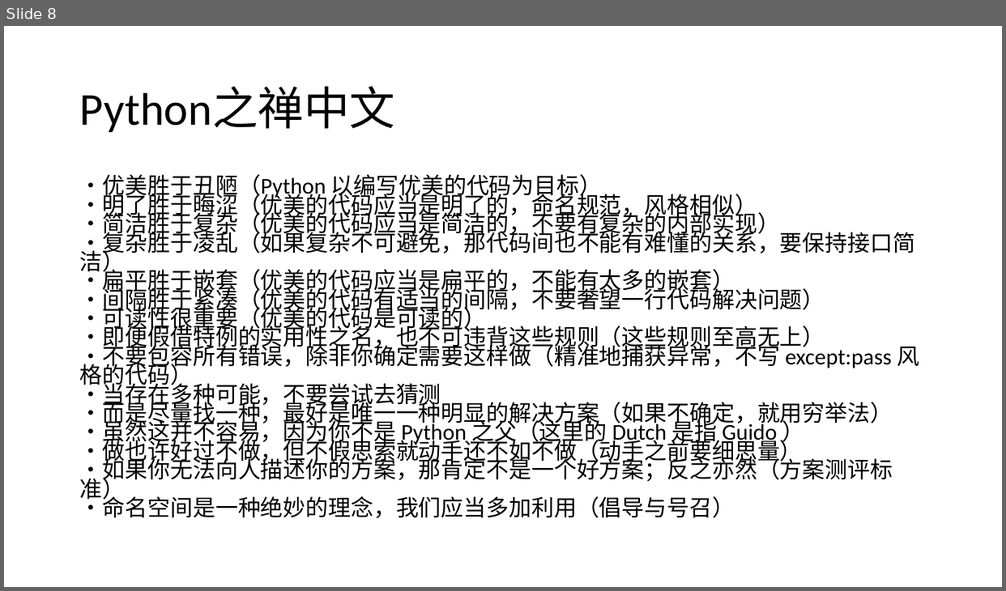
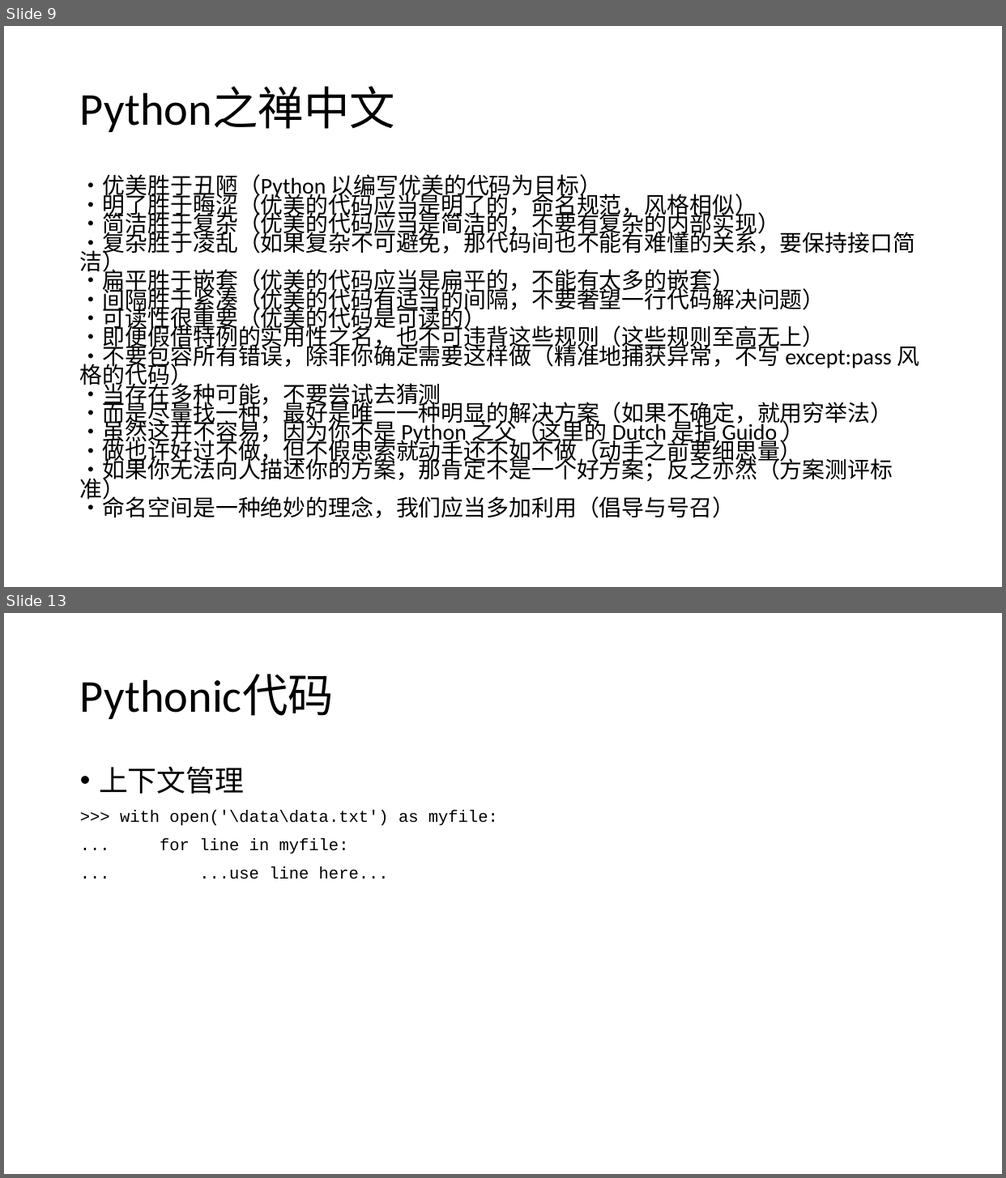
Before and after one commit to gougjp/test_auto, a slide deck: Python和自动化测试.pptx. Shown one above the other, each under a label of ours: slide 8 before the commit, slides 9 and 13 after it; the slides between them are not shown. The pictures are 1006x591 and 1006x1178 pixels, drawn with LibreOffice and Linux fonts; fonts in the diff are those of the drawing. Boxes give left, top, right and bottom in pixels: in the first picture for what was removed or moved away, otherwise in the second. Text is boxed around its words. In the diff, an @@ line names an element or a change of style, - is before the commit and + after.

```diff
--- a/Python和自动化测试.pptx
+++ b/Python和自动化测试.pptx
@@ slide 13 added at [4,613,1002,1174], background #FFFFFF @@
@@ title added at [80,674,334,719], 44 pt, text #000000 @@
+Pythonic代码
@@ text added at [99,766,498,879], 16 pt, text #000000 @@
+• 上下文管理
+>>> with open('\data\data.txt') as myfile:
+... for line in myfile:
+... ...use line here...
@@ what was slide 8 is now slide 9 @@
```
Also in this commit, not shown: 4 slides changed, 6 other slides added.
